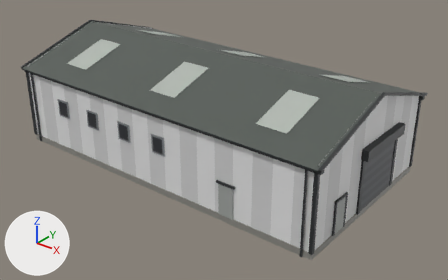
Renders of the glTF model assets/models/skyline/shed.glb from each side of a commit.
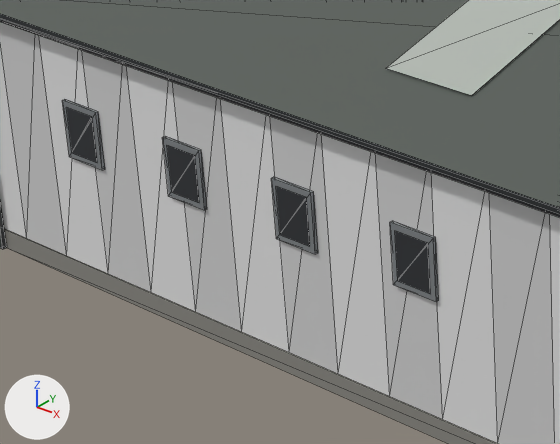
Old and new are each drawn whole from a 50 mm camera at (26.9, -32.4, 21.6) aimed at (1.3, -0.4, 1.8) and again close up on the part from 9% to 44% of the width and 25% to 70% of the height. The axes (+X, +Y, +Z) are drawn at lower left. The lights are the same throughout. The last two pictures show the newer version. The close-ups show mesh edges as thin lines. Vertices at exactly the same position are counted once.

Names of what the first close-up shows: 'shed'.
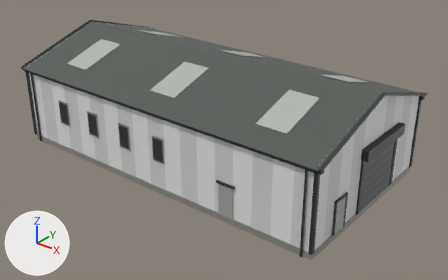
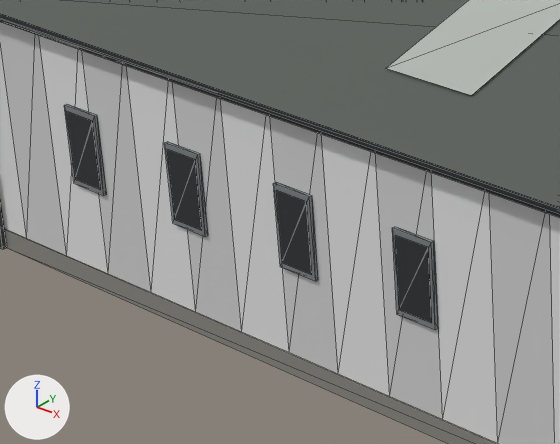
Pixel boxes [x1, y1, x2, y2] of what changed, in the close-ups (560 x 444 px; the box of a moved part takes in the faces that stretch with it):
part 1 of me_shed, moved or reshaped
    before: [62, 99, 105, 170]
    after: [64, 104, 107, 195]
part 2 of me_shed, moved or reshaped
    before: [162, 136, 207, 210]
    after: [165, 142, 208, 237]
part 3 of me_shed, moved or reshaped
    before: [271, 177, 318, 254]
    after: [273, 182, 318, 281]
part 4 of me_shed, moved or reshaped
    before: [390, 221, 439, 302]
    after: [392, 227, 438, 330]
part 5 of me_shed, moved or reshaped
    before: [66, 107, 430, 293]
    after: [67, 112, 432, 323]

The change in detail:
me_shed has 418 vertices, 468 faces and spans x -13.1..13.2, y -7.0..7.0, z 0.0..8.2.
me_shed is used by ob_shed; location (0.0, 0.0, 0.0).
me_shed part 1: the loose piece of 8 vertices spanning x -9.2..-8.1, y -6.8..-6.7, z 3.0..4.3 is scaled about its middle by (0.909, 1, 1.38), then moved by (0.0, 0.0, -0.4).
me_shed part 2: the loose piece of 8 vertices spanning x -6.1..-4.9, y -6.8..-6.7, z 3.0..4.3 is scaled about its middle by (0.909, 1, 1.38), then moved by (0.0, 0.0, -0.4).
me_shed part 3: the loose piece of 8 vertices spanning x -2.8..-1.8, y -6.8..-6.7, z 3.0..4.3 is scaled about its middle by (0.909, 1, 1.38), then moved by (0.0, 0.0, -0.4).
me_shed part 4: the loose piece of 8 vertices spanning x 0.3..1.5, y -6.8..-6.7, z 3.0..4.3 is scaled about its middle by (0.909, 1, 1.38), then moved by (0.0, 0.0, -0.4).
me_shed part 5: all 16 vertices in x -9.1..1.3, y -6.8, z 3.1..4.2 are scaled about their middle by (1, 1, 1.5), then moved by (0.0, 0.0, -0.4).
